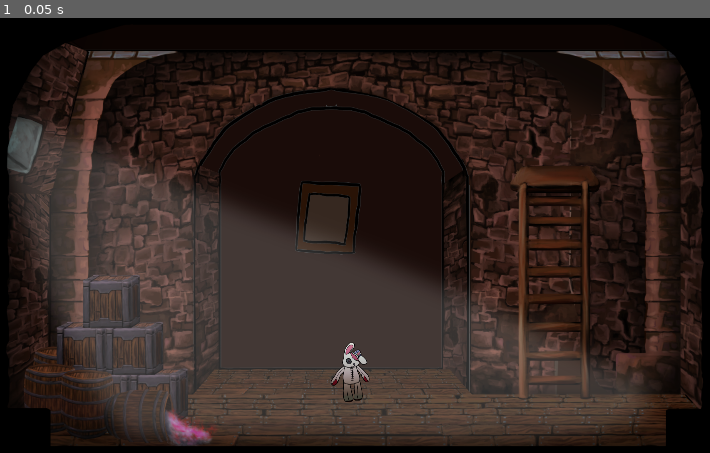
Above: before the commit, frame 1.
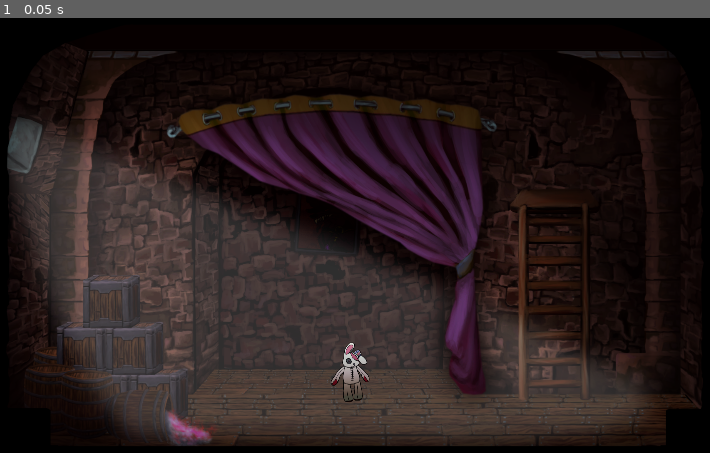
Above: after the commit, the same moment.

Repository: syjkim0125/godot-tutorial
Game: Godot game, scene res://Scenes/main.tscn
Two runs of this game, one before a commit and one after it. Both use one fixed random seed, a clock stepped at 60 frames per second and the inputs below. The project has no main scene, so this scene is started directly.
Inputs:
- Up to frame 1 (0.05 s): no input

The runs differ from the first frame. In frame 1, 21% of the frame differs, in the area x 3-100%, y 5-99%.

Commit message:
change Art directories, files & update Art

Diff:
--- a/Scenes/player.tscn
+++ b/Scenes/player.tscn
@@ -1,21 +1,45 @@
-[gd_scene load_steps=12 format=3 uid="uid://cp1iegaja2e8i"]
+[gd_scene load_steps=36 format=3 uid="uid://cp1iegaja2e8i"]
 
 [ext_resource type="Script" path="res://Scenes/Player_Motion.gd" id="1_vsacw"]
-[ext_resource type="Texture2D" uid="uid://bx66tubxoidap" path="res://Art/Player_Sprite.png" id="2_dbhr0"]
-[ext_resource type="Texture2D" uid="uid://vnql35rkf2w6" path="res://Player/Animations/move/player_move0000.png" id="3_650ap"]
-[ext_resource type="Texture2D" uid="uid://dixadu2iq7wo8" path="res://Player/Animations/move/player_move0001.png" id="4_45mr1"]
-[ext_resource type="Texture2D" uid="uid://c6ynsbyfjfkrd" path="res://Player/Animations/move/player_move0002.png" id="5_4dvmw"]
-[ext_resource type="Texture2D" uid="uid://bgyhlxb4u84m5" path="res://Player/Animations/move/player_move0003.png" id="6_6fwyl"]
-[ext_resource type="Texture2D" uid="uid://cuvtjubu388ye" path="res://Player/Animations/move/player_move0004.png" id="7_gcf62"]
-[ext_resource type="Texture2D" uid="uid://csqnluqanqgcf" path="res://Player/Animations/move/player_move0005.png" id="8_keiw8"]
-[ext_resource type="Texture2D" uid="uid://dpgxwyouyqemd" path="res://Player/Animations/move/player_move0006.png" id="9_6ck6q"]
-[ext_resource type="Texture2D" uid="uid://yw80n067tt5t" path="res://Player/Animations/move/player_move0007.png" id="10_lhpxn"]
+[ext_resource type="Texture2D" uid="uid://brt387uhc3cyk" path="res://Art/Player/Player_Sprite.png" id="2_67vdc"]
+[ext_resource type="Texture2D" uid="uid://di7pl3kpgcuvi" path="res://Art/Player/Move_Animation/player_move0000.png" id="3_leyyg"]
+[ext_resource type="Texture2D" uid="uid://dtad5d07d18j2" path="res://Art/Player/Move_Animation/player_move0001.png" id="4_ajhjo"]
+[ext_resource type="Texture2D" uid="uid://cqyvnvu511ycn" path="res://Art/Player/Move_Animation/player_move0002.png" id="5_lgqsm"]
+[ext_resource type="Texture2D" uid="uid://28tec2gq4f7d" path="res://Art/Player/Move_Animation/player_move0003.png" id="6_r4fpc"]
+[ext_resource type="Texture2D" uid="uid://gm20ff302hhf" path="res://Art/Player/Move_Animation/player_move0004.png" id="7_br5nv"]
+[ext_resource type="Texture2D" uid="uid://dlcwmy3k3rgsk" path="res://Art/Player/Move_Animation/player_move0005.png" id="8_8xg2k"]
+[ext_resource type="Texture2D" uid="uid://dgxu2vnnimj7x" path="res://Art/Player/Move_Animation/player_move0006.png" id="9_e3i2c"]
+[ext_resource type="Texture2D" uid="uid://bjv6l6rn6jy00" path="res://Art/Player/Move_Animation/player_move0007.png" id="10_qfrwp"]
+[ext_resource type="Texture2D" uid="uid://dwl8aask44tsw" path="res://Art/Player/Move_Animation/player_move0008.png" id="11_k1w0b"]
+[ext_resource type="Texture2D" uid="uid://dtl8ican8px8s" path="res://Art/Player/Move_Animation/player_move0009.png" id="12_mmitr"]
+[ext_resource type="Texture2D" uid="uid://csyrgo51k6vbn" path="res://Art/Player/Move_Animation/player_move0010.png" id="13_6ewpe"]
+[ext_resource type="Texture2D" uid="uid://dkdi0jcavx2qf" path="res://Art/Player/Move_Animation/player_move0011.png" id="14_7cex8"]
+[ext_resource type="Texture2D" uid="uid://cfedprlgdvles" path="res://Art/Player/Move_Animation/player_move0012.png" id="15_mli8n"]
+[ext_resource type="Texture2D" uid="uid://dtrhhe2me825r" path="res://Art/Player/Move_Animation/player_move0013.png" id="16_eg756"]
+[ext_resource type="Texture2D" uid="uid://c652kbmbitc3e" path="res://Art/Player/Move_Animation/player_move0014.png" id="17_b33j5"]
+[ext_resource type="Texture2D" uid="uid://bhujx1xo16moq" path="res://Art/Player/Move_Animation/player_move0015.png" id="18_rritf"]
+[ext_resource type="Texture2D" uid="uid://bcdt6ixj24b13" path="res://Art/Player/Move_Animation/player_move0016.png" id="19_a3egs"]
+[ext_resource type="Texture2D" uid="uid://cee4t70trv4f" path="res://Art/Player/Move_Animation/player_move0017.png" id="20_1yy5m"]
+[ext_resource type="Texture2D" uid="uid://eb4xvvt20njr" path="res://Art/Player/Move_Animation/player_move0018.png" id="21_r60yg"]
+[ext_resource type="Texture2D" uid="uid://c1sy65i15k1q8" path="res://Art/Player/Move_Animation/player_move0019.png" id="22_buvqq"]
+[ext_resource type="Texture2D" uid="uid://wlh5jmgtvq2y" path="res://Art/Player/Move_Animation/player_move0020.png" id="23_tninr"]
+[ext_resource type="Texture2D" uid="uid://64g6ybgo8b6h" path="res://Art/Player/Move_Animation/player_move0021.png" id="24_6koxs"]
+[ext_resource type="Texture2D" uid="uid://b0temgb14g4bh" path="res://Art/Player/Move_Animation/player_move0022.png" id="25_vg6qd"]
+[ext_resource type="Texture2D" uid="uid://d3ljgbbbu1bpb" path="res://Art/Player/Move_Animation/player_move0023.png" id="26_3e1h4"]
+[ext_resource type="Texture2D" uid="uid://dlt8nfqf5xnf6" path="res://Art/Player/Move_Animation/player_move0024.png" id="27_q4uc4"]
+[ext_resource type="Texture2D" uid="uid://d2k4b0cm2f37l" path="res://Art/Player/Move_Animation/player_move0025.png" id="28_b8c7q"]
+[ext_resource type="Texture2D" uid="uid://dodykos2hau1a" path="res://Art/Player/Move_Animation/player_move0026.png" id="29_kiifm"]
+[ext_resource type="Texture2D" uid="uid://b5c0qv4bfrlk3" path="res://Art/Player/Move_Animation/player_move0027.png" id="30_o8jal"]
+[ext_resource type="Texture2D" uid="uid://cmxexouqb2mod" path="res://Art/Player/Move_Animation/player_move0028.png" id="31_vm7od"]
+[ext_resource type="Texture2D" uid="uid://dtm41pdmyrg5r" path="res://Art/Player/Move_Animation/player_move0029.png" id="32_20rxr"]
+[ext_resource type="Texture2D" uid="uid://cb6fhmr14y46b" path="res://Art/Player/Move_Animation/player_move0030.png" id="33_1u6jp"]
+[ext_resource type="Texture2D" uid="uid://fglhie6rcg73" path="res://Art/Player/Move_Animation/player_move0031.png" id="34_wl0q0"]
 
 [sub_resource type="SpriteFrames" id="SpriteFrames_l11ef"]
 animations = [{
 "frames": [{
 "duration": 1.0,
-"texture": ExtResource("2_dbhr0")
+"texture": ExtResource("2_67vdc")
 }],
 "loop": true,
 "name": &"idle",
@@ -23,28 +47,100 @@
 }, {
 "frames": [{
 "duration": 1.0,
-"texture": ExtResource("3_650ap")
+"texture": ExtResource("3_leyyg")
 }, {
 "duration": 1.0,
-"texture": ExtResource("4_45mr1")
+"texture": ExtResource("4_ajhjo")
 }, {
 "duration": 1.0,
-"texture": ExtResource("5_4dvmw")
+"texture": ExtResource("5_lgqsm")
 }, {
 "duration": 1.0,
-"texture": ExtResource("6_6fwyl")
+"texture": ExtResource("6_r4fpc")
 }, {
 "duration": 1.0,
-"texture": ExtResource("7_gcf62")
+"texture": ExtResource("7_br5nv")
 }, {
 "duration": 1.0,
-"texture": ExtResource("8_keiw8")
+"texture": ExtResource("8_8xg2k")
 }, {
 "duration": 1.0,
-"texture": ExtResource("9_6ck6q")
+"texture": ExtResource("9_e3i2c")
 }, {
 "duration": 1.0,
-"texture": ExtResource("10_lhpxn")
+"texture": ExtResource("10_qfrwp")
+}, {
+"duration": 1.0,
+"texture": ExtResource("11_k1w0b")
+}, {
+"duration": 1.0,
+"texture": ExtResource("12_mmitr")
+}, {
+"duration": 1.0,
+"texture": ExtResource("13_6ewpe")
+}, {
+"duration": 1.0,
+"texture": ExtResource("14_7cex8")
+}, {
+"duration": 1.0,
+"texture": ExtResource("15_mli8n")
+}, {
+"duration": 1.0,
+"texture": ExtResource("16_eg756")
+}, {
+"duration": 1.0,
+"texture": ExtResource("17_b33j5")
+}, {
+"duration": 1.0,
+"texture": ExtResource("18_rritf")
+}, {
+"duration": 1.0,
+"texture": ExtResource("19_a3egs")
+}, {
+"duration": 1.0,
+"texture": ExtResource("20_1yy5m")
+}, {
+"duration": 1.0,
+"texture": ExtResource("21_r60yg")
+}, {
+"duration": 1.0,
+"texture": ExtResource("22_buvqq")
+}, {
+"duration": 1.0,
+"texture": ExtResource("23_tninr")
+}, {
+"duration": 1.0,
+"texture": ExtResource("24_6koxs")
+}, {
+"duration": 1.0,
+"texture": ExtResource("25_vg6qd")
+}, {
+"duration": 1.0,
+"texture": ExtResource("26_3e1h4")
+}, {
+"duration": 1.0,
+"texture": ExtResource("27_q4uc4")
+}, {
+"duration": 1.0,
+"texture": ExtResource("28_b8c7q")
+}, {
+"duration": 1.0,
+"texture": ExtResource("29_kiifm")
+}, {
+"duration": 1.0,
+"texture": ExtResource("30_o8jal")
+}, {
+"duration": 1.0,
+"texture": ExtResource("31_vm7od")
+}, {
+"duration": 1.0,
+"texture": ExtResource("32_20rxr")
+}, {
+"duration": 1.0,
+"texture": ExtResource("33_1u6jp")
+}, {
+"duration": 1.0,
+"texture": ExtResource("34_wl0q0")
 }],
 "loop": true,
 "name": &"move",
@@ -60,7 +156,7 @@
 scale = Vector2(0.3, 0.3)
 sprite_frames = SubResource("SpriteFrames_l11ef")
 animation = &"idle"
-speed_scale = 2.0
+speed_scale = 8.0
 offset = Vector2(0, -220)
 
 [node name="CollisionShape2D" type="CollisionShape2D" parent="."]
--- a/Scenes/tutorial_map.tscn
+++ b/Scenes/tutorial_map.tscn
@@ -1,13 +1,14 @@
-[gd_scene load_steps=11 format=3 uid="uid://homwnmb7ey2t"]
+[gd_scene load_steps=12 format=3 uid="uid://homwnmb7ey2t"]
 
-[ext_resource type="Texture2D" uid="uid://cywixr7swyxy3" path="res://Art/room0_background.png" id="1_5ci04"]
 [ext_resource type="Script" path="res://Scenes/Turotial_Map.gd" id="1_kuvj7"]
-[ext_resource type="Texture2D" uid="uid://dtnaiyr3ow25s" path="res://Art/room0_sideWalls.png" id="2_q0hxq"]
-[ext_resource type="Texture2D" uid="uid://sff6akcgr5pf" path="res://Art/room0_floor.png" id="3_2letn"]
-[ext_resource type="Texture2D" uid="uid://cv2safc6fy6md" path="res://Art/room0_staircase.png" id="4_h6631"]
-[ext_resource type="Texture2D" uid="uid://wbm08ikxnwkl" path="res://Art/room0_foreground.png" id="5_jk60r"]
+[ext_resource type="Texture2D" uid="uid://bhdifi0jbwqx8" path="res://Art/Environment/room0_background.png" id="2_eayi5"]
+[ext_resource type="Texture2D" uid="uid://bn1qhu4jml3nk" path="res://Art/Environment/room0_sideWalls.png" id="3_tynwc"]
+[ext_resource type="Texture2D" uid="uid://x0xyke5t6lf6" path="res://Art/Environment/room0_floor.png" id="4_1l0bs"]
+[ext_resource type="Texture2D" uid="uid://bn74kjrwv7si2" path="res://Art/Environment/room0_staircase.png" id="5_o366d"]
 [ext_resource type="Shader" uid="uid://bnxx1an28ft2x" path="res://Environment/Room0/light.tres" id="6_63trq"]
-[ext_resource type="Texture2D" uid="uid://bumakwa25y8b5" path="res://Art/room0_light.png" id="7_31b0l"]
+[ext_resource type="Texture2D" uid="uid://c3atpjqbqdmcr" path="res://Art/Environment/room0_foreground.png" id="6_p0bvr"]
+[ext_resource type="Texture2D" uid="uid://dbhxfthhqesbl" path="res://Art/Environment/room0_light.png" id="8_2gxsp"]
+[ext_resource type="Texture2D" uid="uid://b1dtsq4ct5jyt" path="res://Art/Environment/room0_curtain.png" id="9_43iqt"]
 
 [sub_resource type="ShaderMaterial" id="ShaderMaterial_pu4y5"]
 shader = ExtResource("6_63trq")
@@ -21,24 +22,27 @@
 script = ExtResource("1_kuvj7")
 
 [node name="room0_background" type="Sprite2D" parent="."]
-texture = ExtResource("1_5ci04")
+texture = ExtResource("2_eayi5")
 
 [node name="room0_sidewalls" type="Sprite2D" parent="."]
-texture = ExtResource("2_q0hxq")
+texture = ExtResource("3_tynwc")
 
 [node name="room0_floor" type="Sprite2D" parent="."]
-texture = ExtResource("3_2letn")
+texture = ExtResource("4_1l0bs")
 
 [node name="room0_staircase" type="Sprite2D" parent="."]
-texture = ExtResource("4_h6631")
+texture = ExtResource("5_o366d")
 
 [node name="room0_foreground" type="Sprite2D" parent="."]
 z_index = 2
-texture = ExtResource("5_jk60r")
+texture = ExtResource("6_p0bvr")
 
 [node name="room0_light" type="Sprite2D" parent="."]
 material = SubResource("ShaderMaterial_pu4y5")
-texture = ExtResource("7_31b0l")
+texture = ExtResource("8_2gxsp")
+
+[node name="room0_curtain" type="Sprite2D" parent="."]
+texture = ExtResource("9_43iqt")
 
 [node name="Line2D" type="Line2D" parent="."]
 z_index = 1
Binary file added: Art/Environment/room0_background.png
Not shown, added: Art/Environment/room0_background.png.import
Binary file added: Art/Environment/room0_curtain.png
Not shown, added: Art/Environment/room0_curtain.png.import
Binary file added: Art/Environment/room0_floor.png
Not shown, added: Art/Environment/room0_floor.png.import
Binary file added: Art/Environment/room0_foreground.png
Not shown, added: Art/Environment/room0_foreground.png.import
Binary file added: Art/Environment/room0_light.png
Not shown, added: Art/Environment/room0_light.png.import
Binary file added: Art/Environment/room0_sideWalls.png
Not shown, added: Art/Environment/room0_sideWalls.png.import
(and 137 more such lines)
